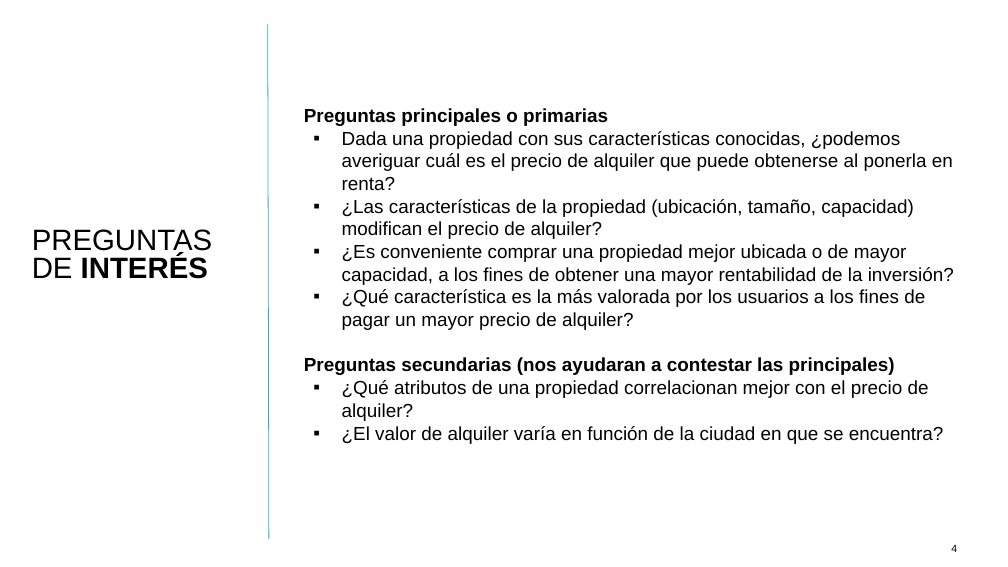
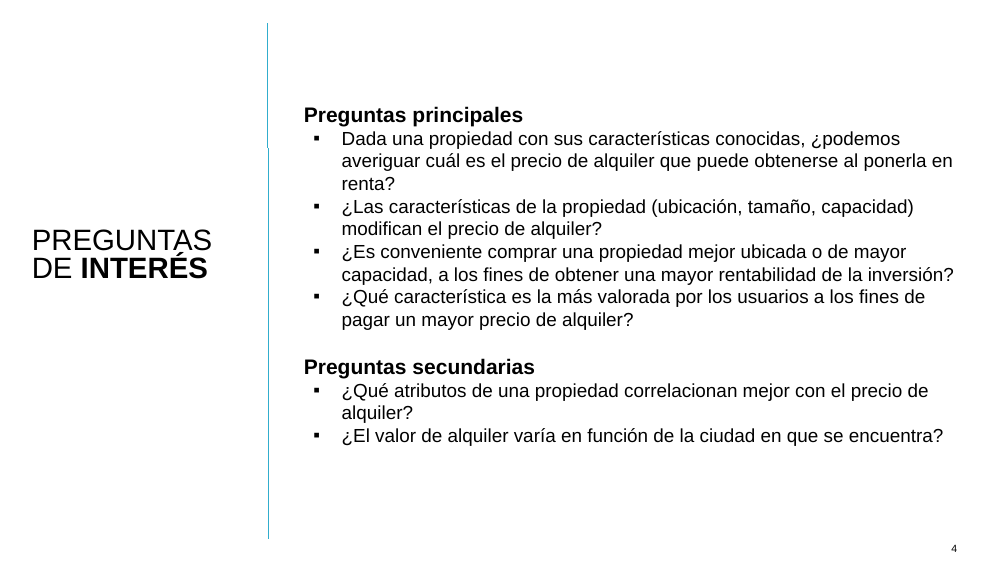
Before and after one commit to tekluis/CoderHouse, a slide deck: slide 4 of 11-PRESENTACION_TEK.pptx. Drawn at 1008x567 pixels with LibreOffice and Linux fonts; fonts in the diff are those of the drawing. Boxes give left, top, right and bottom in pixels: in the first picture for what was removed or moved away, otherwise in the second. Text is boxed around its words. In the diff, an @@ line names an element or a change of style, - is before the commit and + after.

```diff
--- a/11-PRESENTACION_TEK.pptx
+++ b/11-PRESENTACION_TEK.pptx
@@ text at (x1=304, y1=106, x2=523, y2=126): text changed; size 18 to 20 pt @@
-Preguntas principales o primarias
+Preguntas principales
@@ text at (x1=304, y1=358, x2=535, y2=378): text changed; size 18 to 20 pt @@
-Preguntas secundarias (nos ayudaran a contestar las principales)
+Preguntas secundarias
```
Also in this commit, not shown: 7 other slides changed, 2 slides added, 1 slide removed, 1 other file.
